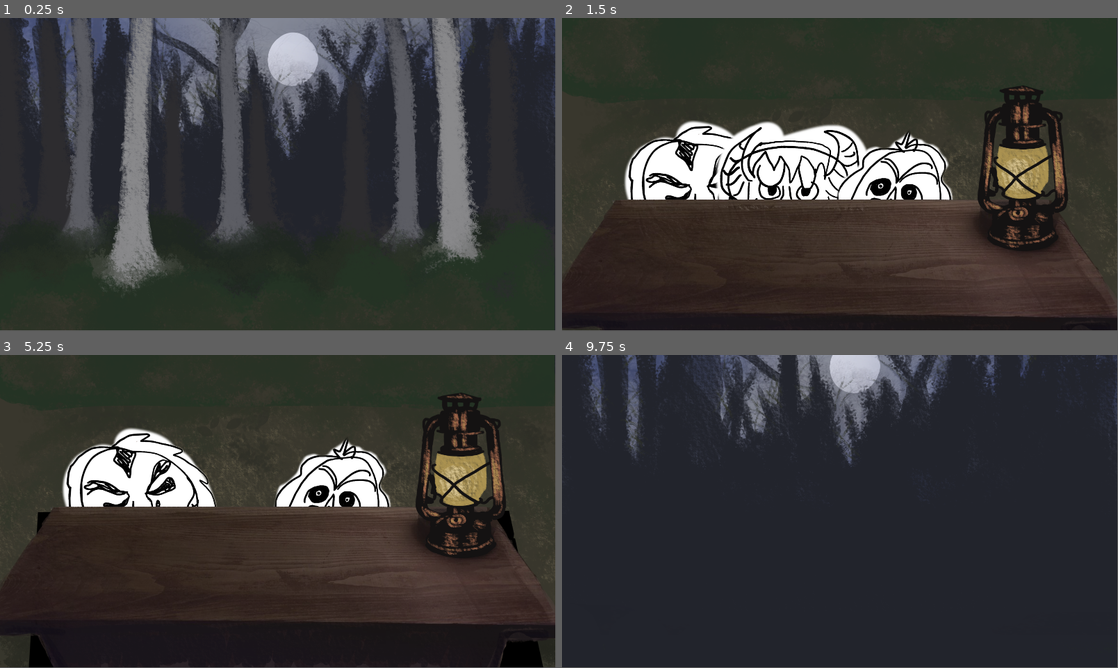
Above: before the commit, frames 1-4 (two rows, left to right).
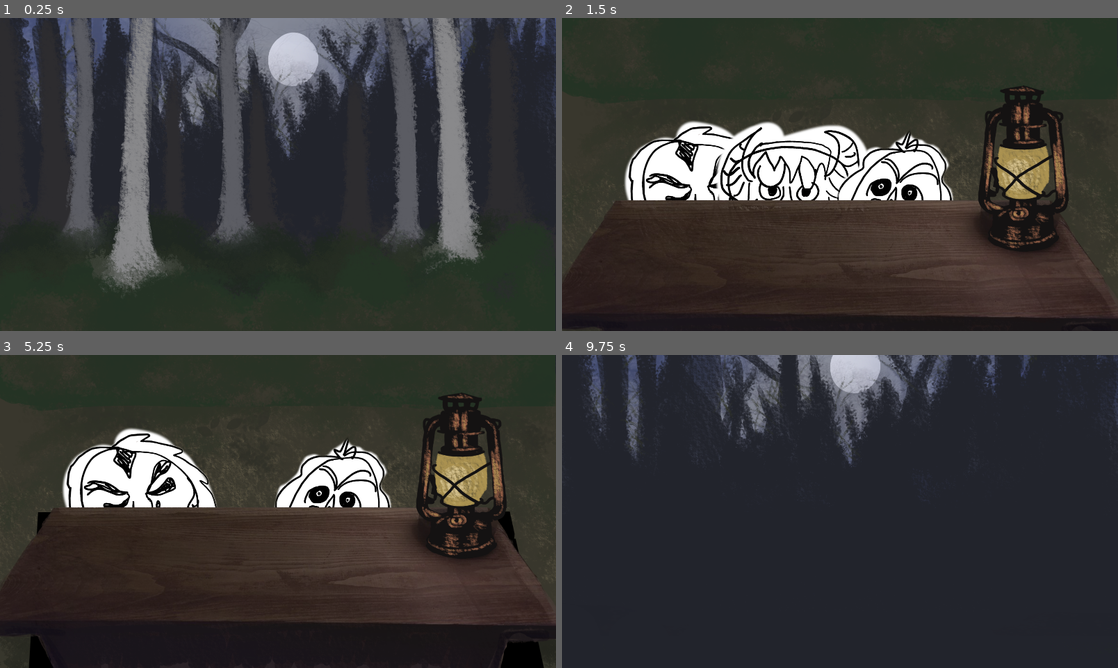
Above: after the commit, the same moments.

Repository: serrureriehurluberlesque/GGJ2026
Game: Godot game, scene res://scenes/main/main.tscn
Same seed, same stepped clock (60 frames per second), same inputs: the game is played once before the commit and once after it. The engine's default icon, where the game draws it, is replaced by a stand-in: a white triangle on a blue panel in a dark square.
Inputs (mouse positions are in pixels of both pictures, inside the frame that each line leads up to):
- Up to frame 1 (0.25 s): no input
- Up to frame 2 (1.5 s): tap Enter at 0.5 s; move the mouse to (962, 158) at 0.52 s; hold Up (ui_up) 0.53-1.28 s; hold E (activate) 0.53-1.28 s; click (962, 158) at 0.67 s; tap Space at 1.25 s; move the mouse to (728, 190) at 1.27 s; hold Down (ui_down) from 1.28 s (still down); click (728, 190) at 1.35 s
- Up to frame 3 (5.25 s): tap Enter at 2, 3.5 s; move the mouse to (139, 502) at 2.02 s; release Down (ui_down) at 2.03 s; hold E (activate) 2.03-2.78 s; hold Up (ui_up) 2.03-3.53 s; click (139, 502) at 2.17 s; tap Space at 2.75, 4.25 s; move the mouse to (250, 574) at 2.77 s; click (250, 574) at 2.85 s; move the mouse to (444, 558) at 3.52 s; hold E (activate) 3.53-4.28 s; hold Down (ui_down) from 3.53 s (still down); move the mouse to (233, 498) at 4.27 s; click (233, 498) at 4.35 s; move the mouse to (328, 505) at 5.02 s; hold E (activate) from 5.03 s (still down); click (328, 505) at 5.17 s
- Up to frame 4 (9.75 s): move the mouse to (756, 433) at 5.77 s; release Down (ui_down) at 5.78 s; release E (activate) at 5.78 s; hold Up (ui_up) 5.78-8.03 s; click (756, 433) at 5.85 s; move the mouse to (962, 495) at 6.52 s; hold E (activate) 6.53-7.28 s; move the mouse to (728, 527) at 7.27 s; click (728, 527) at 7.35 s; move the mouse to (895, 442) at 8.02 s; hold E (activate) 8.03-8.78 s; hold Down (ui_down) 8.03-9.53 s; move the mouse to (812, 574) at 8.77 s; click (812, 574) at 8.85 s; move the mouse to (1006, 558) at 9.52 s; hold Up (ui_up) from 9.53 s (still down); hold E (activate) from 9.53 s (still down); click (1006, 558) at 9.67 s
In our replay, the window is 799x449 before the commit and 800x450 after it. These sizes can differ from the game's own. Grey fills any space a smaller window leaves; there, only what the larger window draws over its background counts as a difference.

The runs differ from the first frame. In frame 1, 0.8% of the frame differs, in the area x 12-100%, y 0-87%; in frame 2, 3.1%, in the area x 0-100%, y 12-100%; in frame 3, 2.6%; in frame 4, 0.2%.

Commit message:
rerework monster placement

Diff:
--- a/ggj2026/project.godot
+++ b/ggj2026/project.godot
@@ -19,6 +19,7 @@
 
 window/size/viewport_width=1920
 window/size/viewport_height=1080
+window/stretch/mode="viewport"
 
 [input]
 
--- a/ggj2026/scenes/monster/monster.gd
+++ b/ggj2026/scenes/monster/monster.gd
@@ -26,17 +26,17 @@
 }
 
 var ypos_from_step = {
-	0: 0.36,
-	1: 0.37,
-	2: 0.38,
-	3: 0.39,
-	4: 0.4,
-	5: 0.41,
-	6: 0.43,
-	7: 0.45,
-	8: 0.48,
+	0: 0.27,
+	1: 0.28,
+	2: 0.30,
+	3: 0.32,
+	4: 0.34,
+	5: 0.37,
+	6: 0.40,
+	7: 0.43,
+	8: 0.46,
 	9: 0.5,
-	10: 0.6,
+	10: 0.55,
 }
 
 static func new_monster(type: int, side: String, total_time: float, knsea: bool, mask: int, debug: bool) -> Monster:
@@ -62,16 +62,16 @@
 
 func set_mask_left():
 	$Sprite2D.texture = load("res://scenes/monster/assets/mask_%d_side.png" % type)
-	set_position(Vector2(0, $Sprite2D.texture.get_height() / -2.0))
+	$Sprite2D.set_position(Vector2(0, $Sprite2D.texture.get_height() / -2.0))
 
 func set_mask_center():
 	$Sprite2D.texture = load("res://scenes/monster/assets/mask_%d_front.png" % type)
-	set_position(Vector2(0, $Sprite2D.texture.get_height() / -2.0))
+	$Sprite2D.set_position(Vector2(0, $Sprite2D.texture.get_height() / -2.0))
 
 func set_mask_right():
 	$Sprite2D.texture = load("res://scenes/monster/assets/mask_%d_side.png" % type)
 	$Sprite2D.flip_h = true
-	set_position(Vector2(0, $Sprite2D.texture.get_height() / -2.0))
+	$Sprite2D.set_position(Vector2(0, $Sprite2D.texture.get_height() / -2.0))
 
 func _physics_process(delta):
 	if not knsea:
@@ -96,11 +96,14 @@
 		show()
 
 func update_progress_pos():
-	set_global_position(params_sides[side]["pos"] + Vector2((randf() - 0.5) * 200.0, 2160 * ypos_from_step[step]))
-	var scale_factor = 1.0 / ((1 - progress) * 10.0 + 1) * progress
+	set_global_position(params_sides[side]["pos"] + Vector2((randf() - 0.5) * 300.0, 2160 * ypos_from_step[step]))
+	var scale_factor = 2.0 / ((1 - progress) * 20.0 + 1) * progress
 	set_scale(Vector2(scale_factor, scale_factor))
 	z_index = step
 	var dbdelta = -5 * (12.0 - step)
+	if debug:
+		print("i make a pas at step %s" % step)
+		print(get_global_position())
 	$AudioStreamPlayer2D.volume_db = dbdelta
 	$AudioStreamPlayer2D.play()
 
